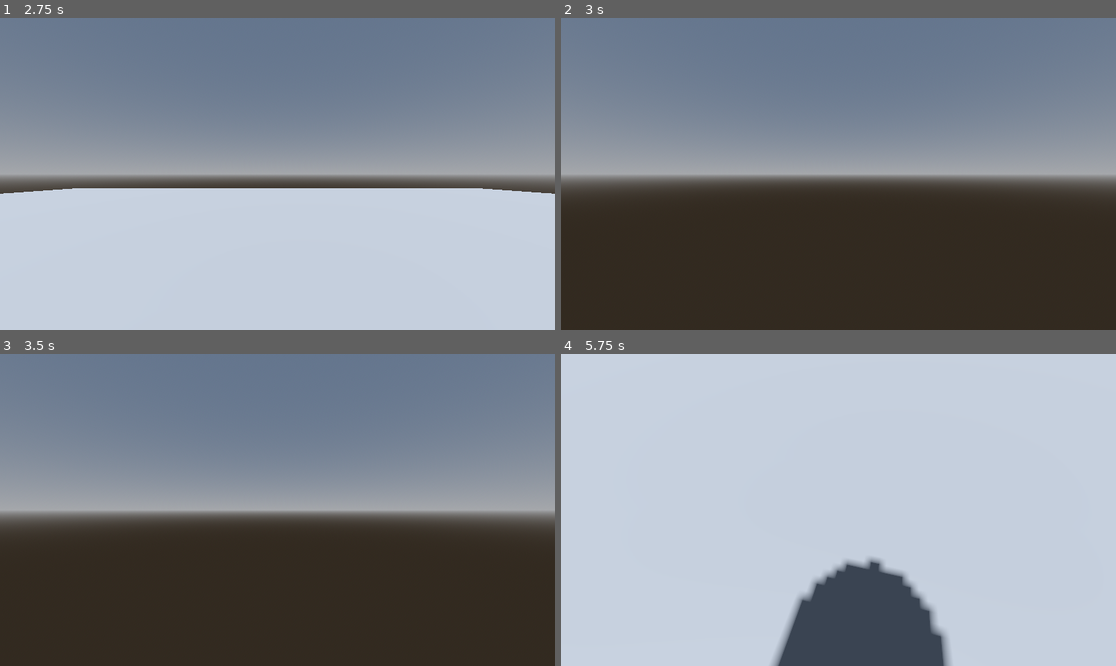
Above: before the commit, frames 1-4 (two rows, left to right).
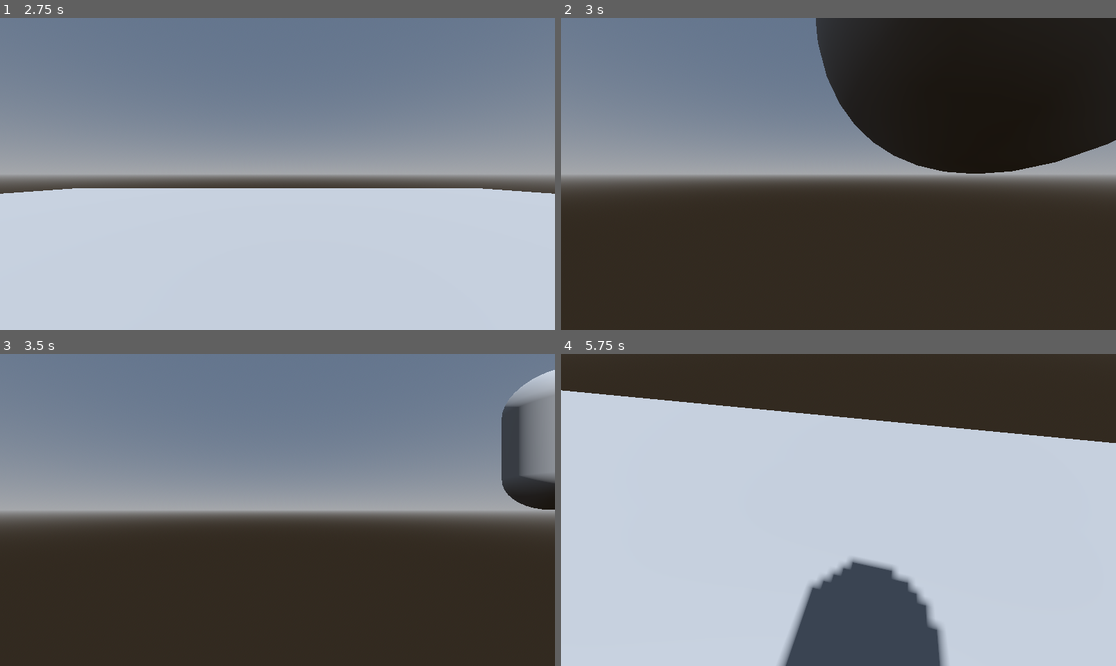
Above: after the commit, the same moments.

Repository: notme84/WildJam76
Game: Godot game, scene res://MarkStuffTemp/main_menu.tscn
Same seed, same stepped clock (60 frames per second), same inputs: the game is played once before the commit and once after it. This scene is started directly instead of the project's main scene.
Inputs (mouse positions are in pixels of both pictures, inside the frame that each line leads up to):
- Up to frame 1 (2.75 s): click "Options" at 0.5 s; click "BACK" at 1.25 s; click "Start" at 2 s
- Up to frame 2 (3 s): tap Enter at 2.75 s; move the mouse to (866, 174) at 2.77 s; hold W (move_up) from 2.78 s (still down); hold C (camera_mode) from 2.78 s (still down)
- Up to frame 3 (3.5 s): keep holding W (move_up); keep holding C (camera_mode)
- Up to frame 4 (5.75 s): keep holding W (move_up); move the mouse to (810, 510) at 3.52 s; release C (camera_mode) at 3.53 s; tap C (camera_mode) at 3.6, 5.1 s; move the mouse to (849, 503) at 4.27 s; hold C (camera_mode) 4.28-5.03 s; move the mouse to (832, 516) at 5.02 s

Frame 1 is identical in both runs. In frame 2, 23% of the frame differs, in the area x 45-100%, y 0-50%; in frame 3, 2.7%; in frame 4, 21%.

Commit message:
yeti player moves, added pause menu

Diff:
--- a/yetifps/MarkStuffTemp/player_control.gd
+++ b/yetifps/MarkStuffTemp/player_control.gd
@@ -1,6 +1,8 @@
 extends CharacterBody3D
 
 @onready var camera: Camera3D = %Camera3D
+
+@export var pause_menu: PackedScene
 
 @export var speed: float = 10
 @export var acceleration: float = 5
@@ -12,6 +14,10 @@
 var h_acceleration: float = 10
 var v_acceleration: float = 10
 
+var speed_mult: float = 1.0
+
+var gravity = ProjectSettings.get_setting("physics/3d/default_gravity")
+
 
 func _ready():
 	Input.set_mouse_mode(Input.MOUSE_MODE_CAPTURED)
@@ -19,10 +25,13 @@
 
 func _input(event: InputEvent):
 	if event.is_action_pressed("ui_cancel"):
-		if Input.mouse_mode == Input.MOUSE_MODE_CAPTURED:
-			Input.set_mouse_mode(Input.MOUSE_MODE_VISIBLE)
-		elif Input.mouse_mode == Input.MOUSE_MODE_VISIBLE:
-			Input.set_mouse_mode(Input.MOUSE_MODE_CAPTURED)
+		var pause = pause_menu.instantiate()
+		get_parent().add_child(pause)
+		get_tree().paused = true
+		#if Input.mouse_mode == Input.MOUSE_MODE_CAPTURED:
+			#Input.set_mouse_mode(Input.MOUSE_MODE_VISIBLE)
+		#elif Input.mouse_mode == Input.MOUSE_MODE_VISIBLE:
+			#Input.set_mouse_mode(Input.MOUSE_MODE_CAPTURED)
 
 	if event is InputEventMouseMotion:
 		if Input.get_mouse_mode() == Input.MOUSE_MODE_CAPTURED:
@@ -43,7 +52,7 @@
 
 
 func _physics_process(delta: float):
-	pass
+	update_move(delta)
 
 
 func update_rotation(delta):
@@ -51,3 +60,43 @@
 
 	%RotationRoot.rotation_degrees.y = lerp(%RotationRoot.rotation_degrees.y, camrot_h, delta * h_acceleration)
 	%Neck.rotation_degrees.x = lerp(%Neck.rotation_degrees.x, camrot_v, delta * v_acceleration)
+
+
+func update_move(delta: float):
+	var on_floor = is_on_floor()
+
+	var input_dir = Input.get_vector("move_left", "move_right", "move_up", "move_down")
+	var direction = (%RotationRoot.transform.basis * Vector3(input_dir.x, 0, input_dir.y))
+	direction = Vector3(direction.x, 0, direction.z).normalized()
+
+	if direction:
+		move(direction, delta)
+	else:
+		if on_floor:
+			slow_to_stop()
+
+	if !on_floor:
+		velocity.y -= gravity * delta
+
+	move_and_slide()
+
+
+func move(direction: Vector3, delta):
+	var xz_move = accelerate_in_direction(direction, delta, speed_mult)
+	velocity.x = xz_move.x
+	velocity.z = xz_move.z
+
+
+func accelerate_in_direction(direction: Vector3, delta: float, mult: float) -> Vector3:
+	var desired_velocity: Vector3 = direction * speed * mult
+	var adjusted_velocity = velocity.lerp(desired_velocity, 1.0 - exp(-acceleration * delta))
+	return adjusted_velocity
+
+
+func slow_to_stop():
+	var xz_vel: Vector2 = Vector2(velocity.x, velocity.z)
+	var velocity_mag = xz_vel.length()
+	velocity_mag = move_toward(velocity_mag, 0, speed)
+	xz_vel = xz_vel.normalized() * velocity_mag
+	velocity.x = xz_vel.x
+	velocity.z = xz_vel.y
--- a/yetifps/MarkStuffTemp/yeti_player.tscn
+++ b/yetifps/MarkStuffTemp/yeti_player.tscn
@@ -1,6 +1,7 @@
-[gd_scene load_steps=4 format=3 uid="uid://bl64fol7gyyh2"]
+[gd_scene load_steps=5 format=3 uid="uid://bl64fol7gyyh2"]
 
 [ext_resource type="Script" path="res://MarkStuffTemp/player_control.gd" id="1_ntwp0"]
+[ext_resource type="PackedScene" uid="uid://k5x862goldww" path="res://Scenes/UI/pause_menu.tscn" id="2_mrx2t"]
 
 [sub_resource type="CapsuleShape3D" id="CapsuleShape3D_ljxis"]
 
@@ -8,6 +9,7 @@
 
 [node name="YetiPlayer" type="CharacterBody3D"]
 script = ExtResource("1_ntwp0")
+pause_menu = ExtResource("2_mrx2t")
 
 [node name="CollisionShape3D" type="CollisionShape3D" parent="."]
 transform = Transform3D(1, 0, 0, 0, 1, 0, 0, 0, 1, 0, 1, 0)
--- a/yetifps/Scenes/UI/options_menu.tscn
+++ b/yetifps/Scenes/UI/options_menu.tscn
@@ -3,6 +3,7 @@
 [ext_resource type="Script" path="res://Scenes/UI/options_menu.gd" id="1_72def"]
 
 [node name="OptionsMenu" type="CanvasLayer"]
+process_mode = 3
 script = ExtResource("1_72def")
 
 [node name="ColorRect" type="ColorRect" parent="."]
--- /dev/null
+++ b/yetifps/Scenes/UI/pause_menu.gd
@@ -0,0 +1,39 @@
+extends CanvasLayer
+
+@export var options_scene: PackedScene
+
+
+func _ready():
+	Input.set_mouse_mode(Input.MOUSE_MODE_VISIBLE)
+
+	%ResumeButton.pressed.connect(on_resume)
+	%OptionsButton.pressed.connect(on_options_pressed)
+	%QuitButton.pressed.connect(on_quit)
+
+	%ResumeButton.grab_focus()
+
+
+func _input(event: InputEvent):
+	if event.is_action_pressed("ui_cancel") || event.is_action_pressed("back"):
+		on_resume()
+
+
+func on_resume():
+	get_tree().paused = false
+	Input.set_mouse_mode(Input.MOUSE_MODE_CAPTURED)
+	queue_free()
+
+
+func on_options_pressed():
+	var options = options_scene.instantiate()
+	options.closing.connect(on_options_closed)
+	get_parent().add_child(options)
+
+
+func on_options_closed():
+	%OptionsButton.grab_focus()
+
+
+func on_quit():
+	#RETURN TO MAIN MENU
+	pass
--- /dev/null
+++ b/yetifps/Scenes/UI/pause_menu.tscn
@@ -0,0 +1,38 @@
+[gd_scene load_steps=3 format=3 uid="uid://k5x862goldww"]
+
+[ext_resource type="Script" path="res://Scenes/UI/pause_menu.gd" id="1_nwbyb"]
+[ext_resource type="PackedScene" uid="uid://clb13xng636qw" path="res://Scenes/UI/options_menu.tscn" id="2_shtqk"]
+
+[node name="PauseMenu" type="CanvasLayer"]
+process_mode = 3
+script = ExtResource("1_nwbyb")
+options_scene = ExtResource("2_shtqk")
+
+[node name="PanelContainer" type="PanelContainer" parent="."]
+anchors_preset = 4
+anchor_top = 0.5
+anchor_bottom = 0.5
+offset_left = 123.0
+offset_top = -47.0
+offset_right = 202.0
+offset_bottom = 54.0
+grow_vertical = 2
+
+[node name="VBoxContainer" type="VBoxContainer" parent="PanelContainer"]
+layout_mode = 2
+size_flags_horizontal = 4
+
+[node name="ResumeButton" type="Button" parent="PanelContainer/VBoxContainer"]
+unique_name_in_owner = true
+layout_mode = 2
+text = "RESUME"
+
+[node name="OptionsButton" type="Button" parent="PanelContainer/VBoxContainer"]
+unique_name_in_owner = true
+layout_mode = 2
+text = "OPTIONS"
+
+[node name="QuitButton" type="Button" parent="PanelContainer/VBoxContainer"]
+unique_name_in_owner = true
+layout_mode = 2
+text = "QUIT"
